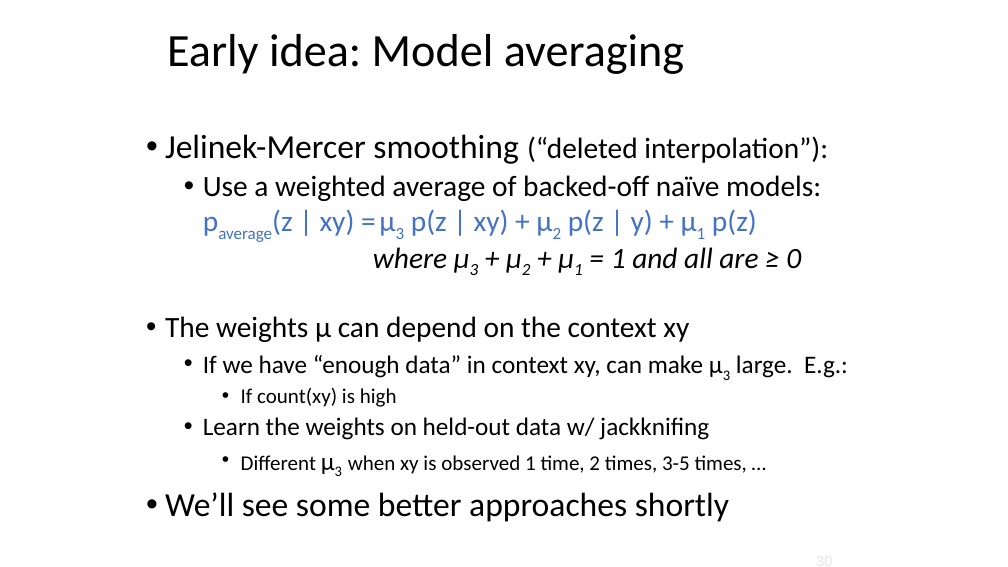
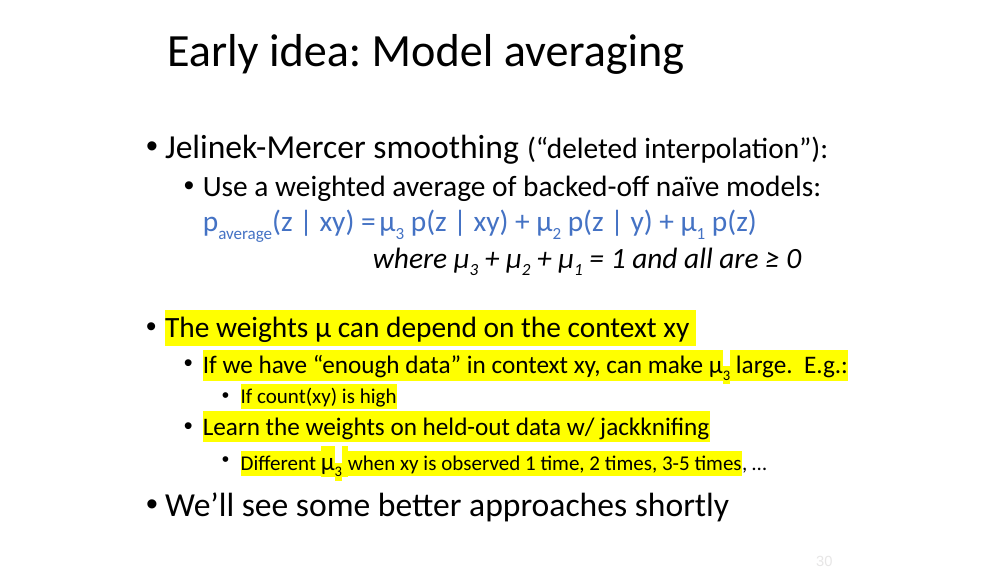
Before and after one commit to balhafni/csci_544_fa_18_slides, a slide deck: slide 30 of smoothing_0926.pptx. Drawn at 1008x567 pixels with LibreOffice and Linux fonts; fonts in the diff are those of the drawing. Boxes give left, top, right and bottom in pixels: in the first picture for what was removed or moved away, otherwise in the second. Text is boxed around its words. In the diff, an @@ line names an element or a change of style, - is before the commit and + after.

```diff
--- a/smoothing_0926.pptx
+++ b/smoothing_0926.pptx
@@ text at box(165, 316, 848, 477): highlight none to #FFFF00 in "The weights μ can depend on the ...", "If we have “enough data” in context ...", "If count(xy) is high", "Learn the weights on held-out data w/ ..." and 1 more places @@
```
Also in this commit, not shown: 5 other files.
